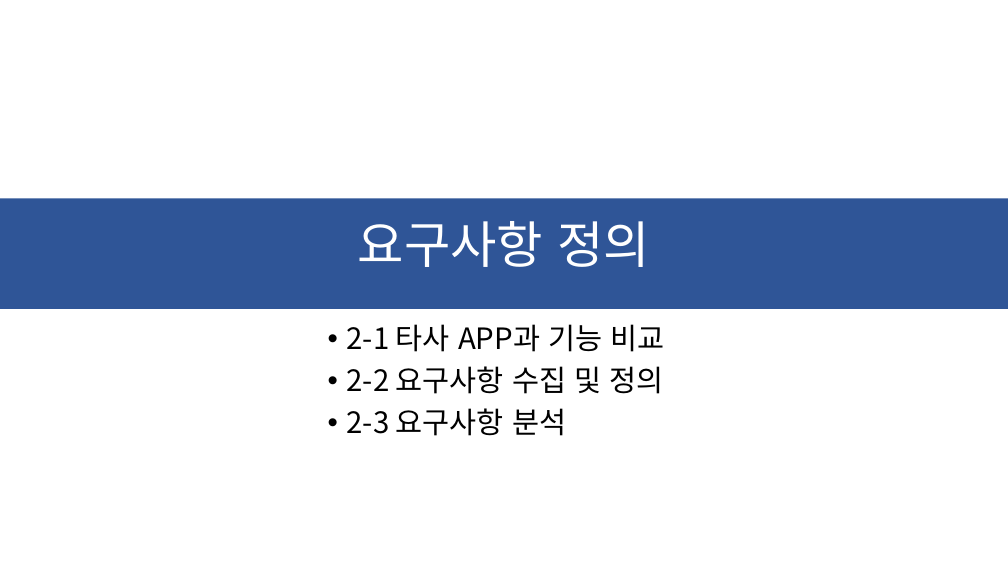
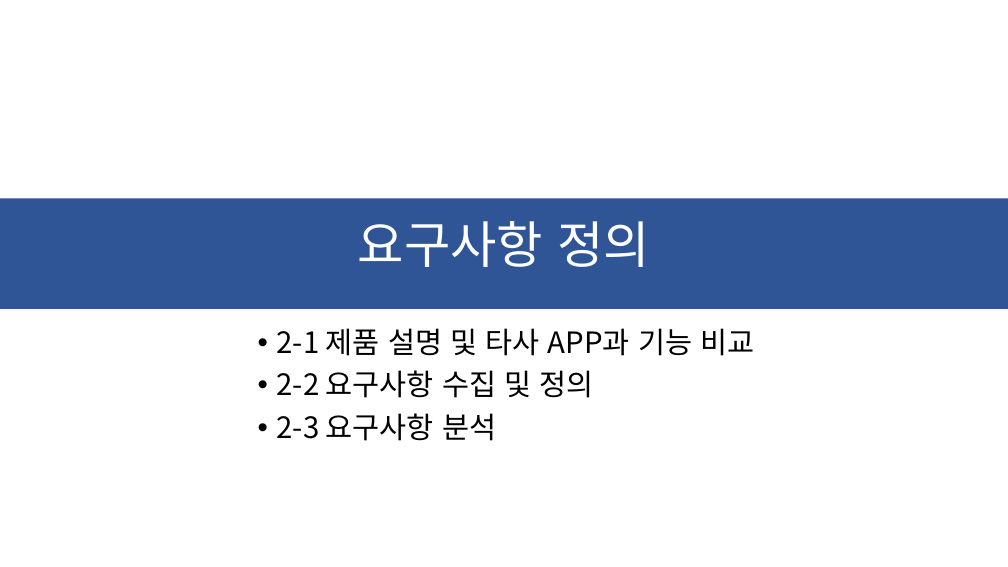
Before and after one commit to ChaeSung-Lee/DJ_InternShip, a slide deck: slide 13 of 2021_Summer/jp.hong/Project_BnC_jph.pptx (slide 14 before the commit). Drawn at 1008x567 pixels with LibreOffice and Linux fonts; fonts in the diff are those of the drawing. Boxes give left, top, right and bottom in pixels: in the first picture for what was removed or moved away, otherwise in the second. Text is boxed around its words. In the diff, an @@ line names an element or a change of style, - is before the commit and + after.

```diff
--- a/2021_Summer/jp.hong/Project_BnC_jph.pptx
+++ b/2021_Summer/jp.hong/Project_BnC_jph.pptx
@@ text "2-1 제품 설명 및 타사 ..." moved from (x1=347, y1=324, x2=665, y2=436) to (x1=277, y1=328, x2=754, y2=441) @@
@@ text at (x1=277, y1=328, x2=754, y2=356): text changed @@
-• 2-1 타사 APP과 기능 비교
+• 2-1 제품 설명 및 타사 APP과 기능 비교
```
Also in this commit, not shown: 11 other slides changed, 3 slides added, 1 slide removed.
